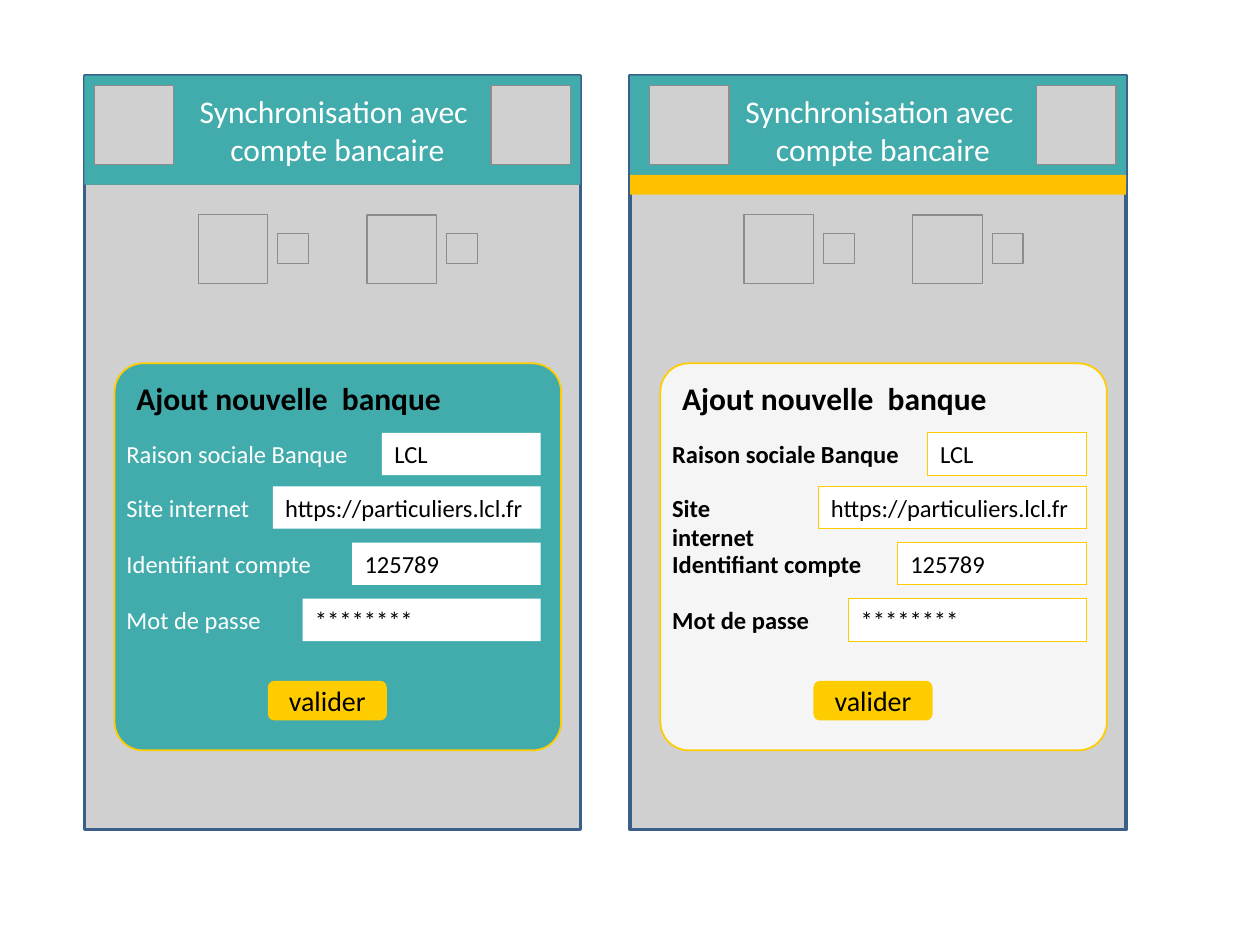
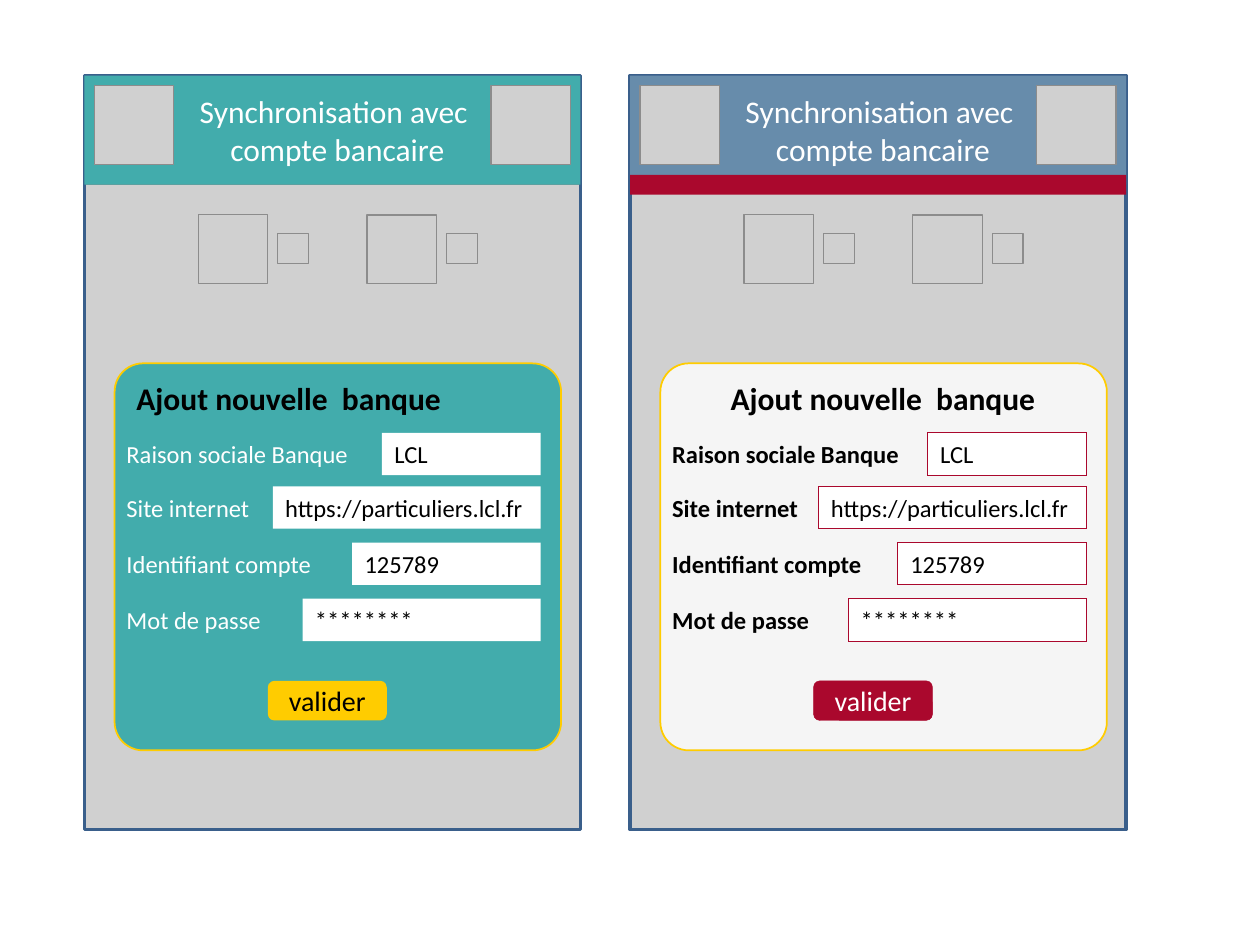
Before and after one commit to Tinkerbell777/gestion_compte, a slide deck: slide 10 of maquette_autre_fond.pptx. Drawn at 1260x945 pixels with LibreOffice and Linux fonts; fonts in the diff are those of the drawing; grey boxes stand for pictures. Boxes give left, top, right and bottom in pixels: in the first picture for what was removed or moved away, otherwise in the second. Text is boxed around its words. In the diff, an @@ line names an element or a change of style, - is before the commit and + after.

```diff
--- a/maquette_autre_fond.pptx
+++ b/maquette_autre_fond.pptx
@@ rectangle at (630,76,1126,185): fill #42ACAC to #678CAB @@
@@ picture: place and size @@
-picture at (650,86,730,165)
+picture at (640,86,719,165)
@@ rectangle at (630,175,1126,195): fill #FFC000 to #AA082D @@
@@ picture at (630,165,1126,830): rotation 180 to 0 degrees @@
@@ text "Ajout nouvelle banque" at (731,388,1035,416): alignment left to centre @@
@@ text "Site internet" rewrapped from (672,500,754,546) to (672,500,798,518) @@
@@ outline #FFCC00 0.75 pt to #AA082D 0.75 pt in 4 elements at (927,433,1086,476), (819,486,1087,529), (898,543,1087,586), (848,598,1086,641) @@
@@ rounded rectangle "valider" at (814,680,932,719): text colour #000000 to #FFFFFF; fill #FFCC00 to #AA082D; outline none to #AA082D 0.25 pt @@
```
Also in this commit, not shown: 10 other slides changed, 5 other files.
